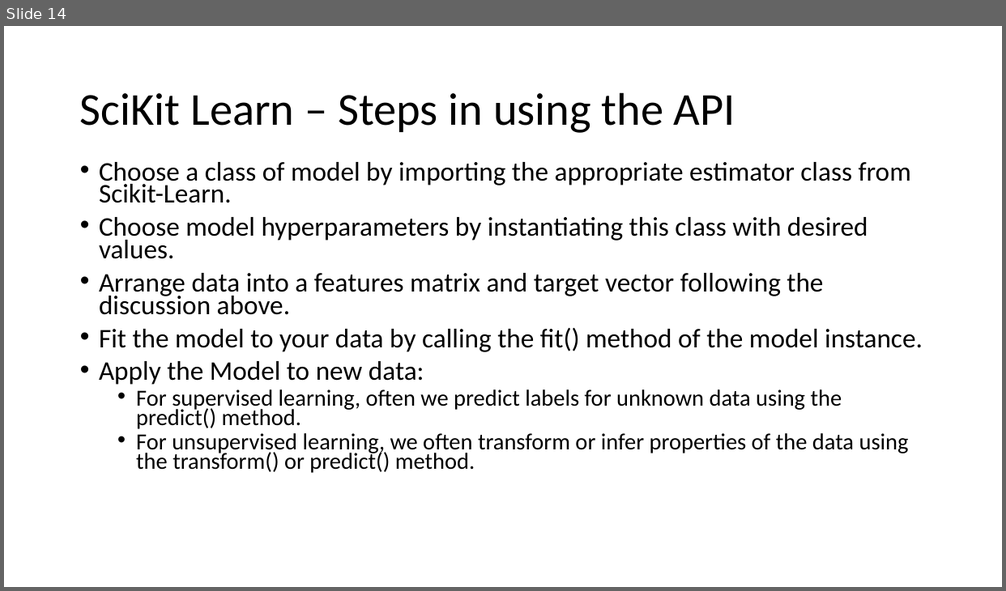
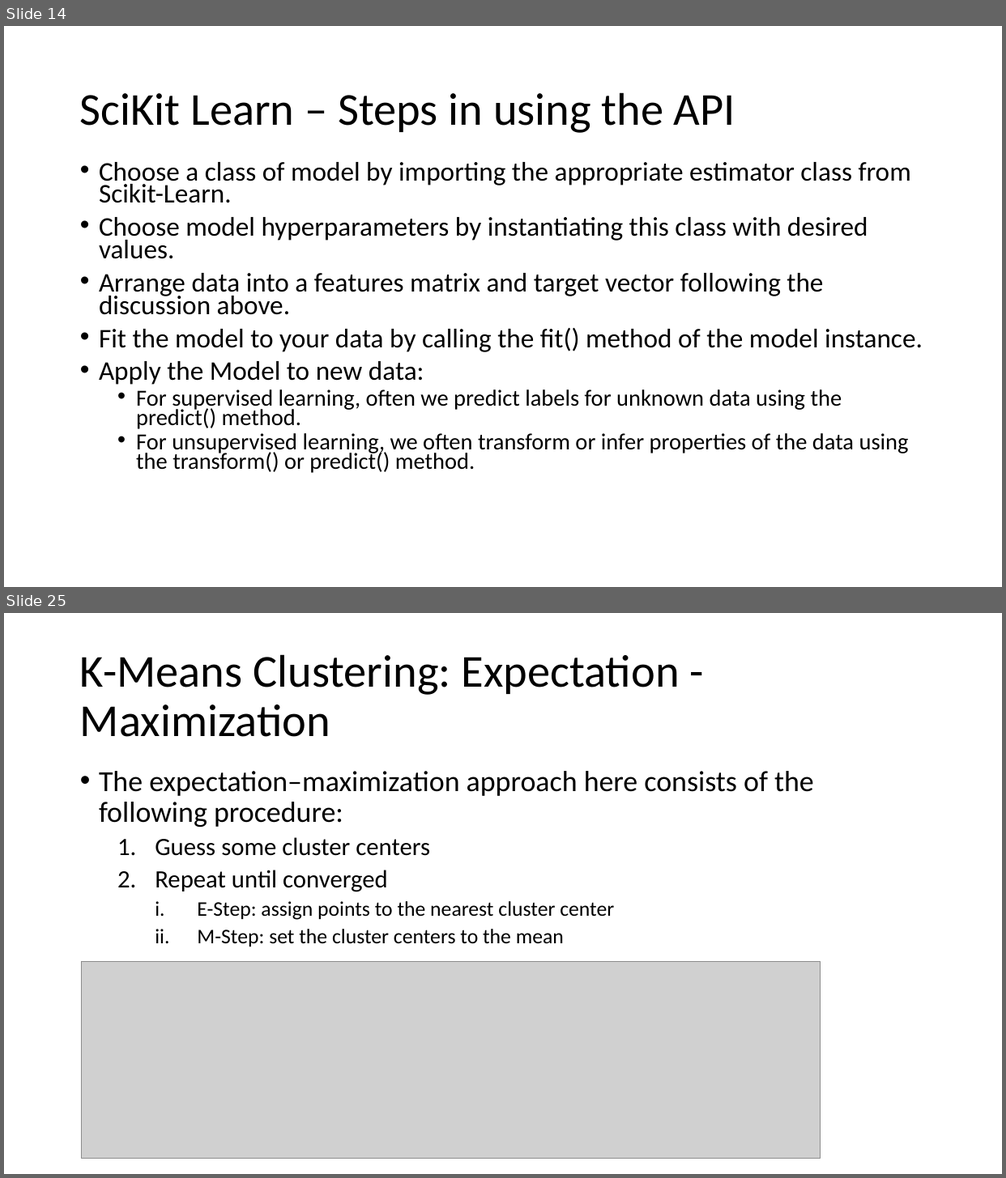
Before and after one commit to ppawar/ppawar.github.io, a slide deck: Spring2020/CSE351-S20/lectures/Python for Data Science - JakeVanderPlas.pptx. Shown one above the other, each under a label of ours: slide 14 before the commit, slides 14 and 25 after it; the slides between them are not shown. The pictures are 1006x591 and 1006x1178 pixels, drawn with LibreOffice and Linux fonts; fonts in the diff are those of the drawing; grey boxes stand for pictures. Boxes give left, top, right and bottom in pixels: in the first picture for what was removed or moved away, otherwise in the second. Text is boxed around its words. In the diff, an @@ line names an element or a change of style, - is before the commit and + after.

```diff
--- a/Spring2020/CSE351-S20/lectures/Python for Data Science - JakeVanderPlas.pptx
+++ b/Spring2020/CSE351-S20/lectures/Python for Data Science - JakeVanderPlas.pptx
@@ slide 25 added at box(4, 613, 1002, 1174), background #FFFFFF @@
@@ title added at box(80, 654, 680, 737), 44 pt, text #000000 @@
+K-Means Clustering: Expectation - Maximization
@@ text added at box(99, 771, 814, 947), 20 pt, text #000000 @@
+• The expectation–maximization approach here consists of the following procedure:
+  1. Guess some cluster centers
+  2. Repeat until converged
+    i. E-Step: assign points to the nearest cluster center
+    ii. M-Step: set the cluster centers to the mean
@@ picture added at box(81, 962, 820, 1159) @@
```
Also in this commit, not shown: 11 other slides added, 1 other file.
